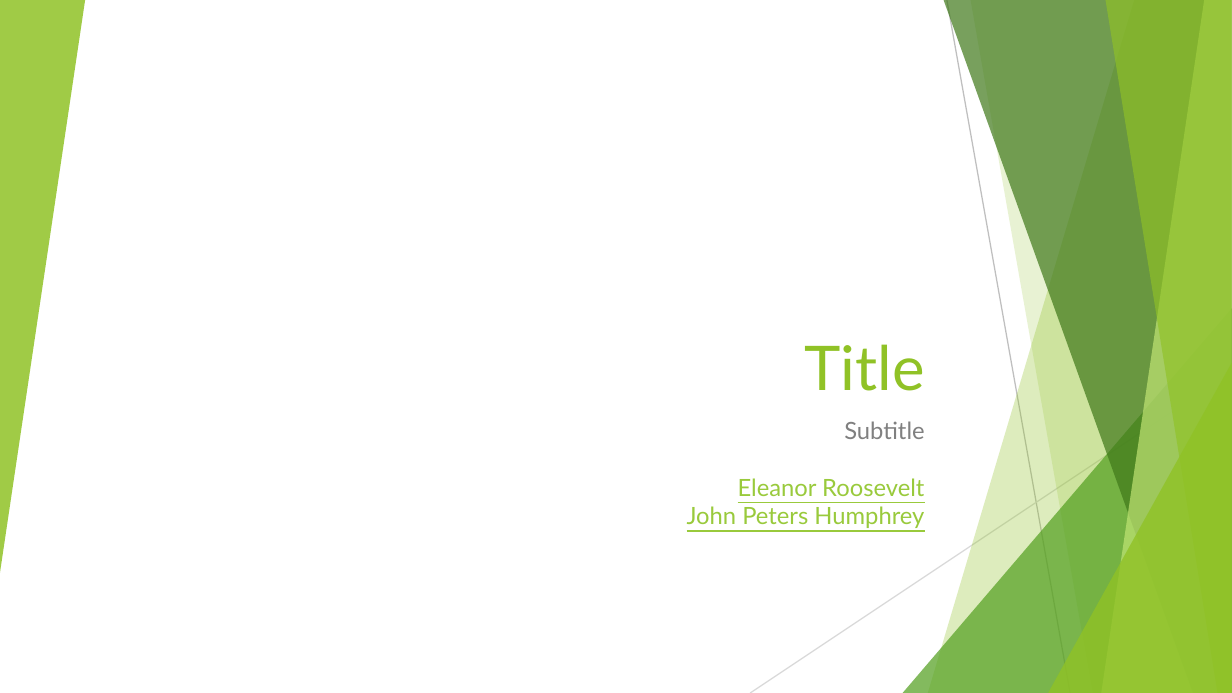
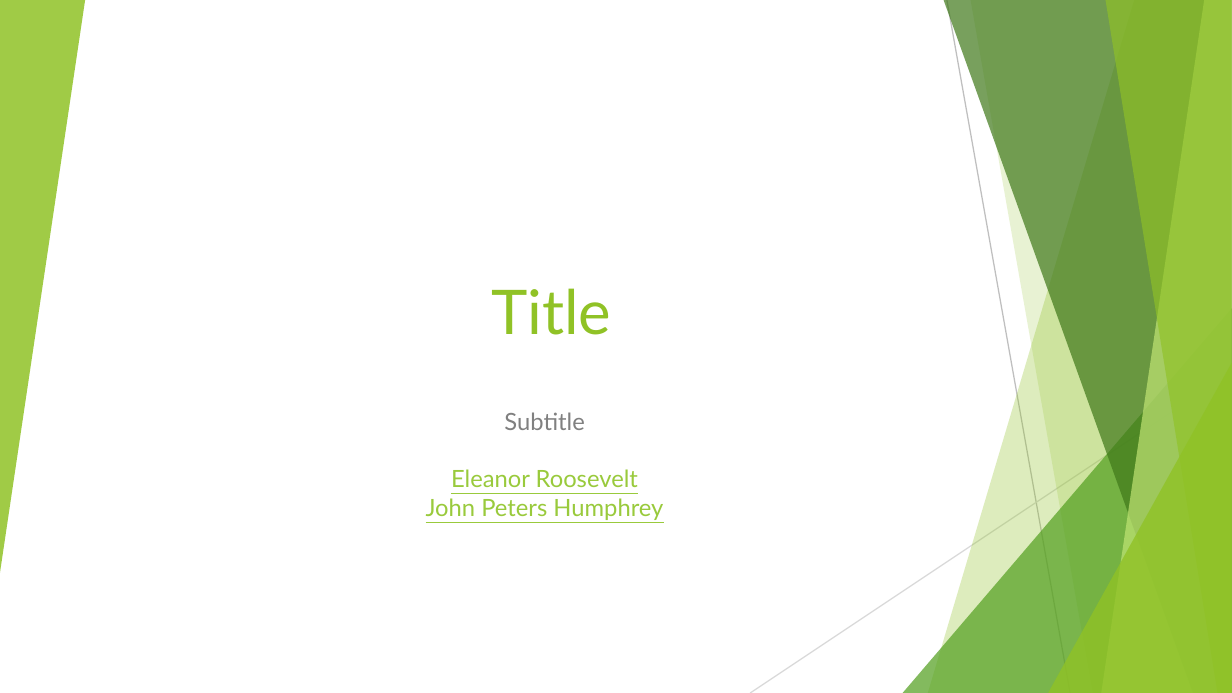
Before and after one commit to SR1000000/Multi-agent-Research-Synthesis, a slide deck: slide 1 of src/processing/export/reference.pptx. Drawn at 1232x693 pixels with LibreOffice and Linux fonts; fonts in the diff are those of the drawing. Boxes give left, top, right and bottom in pixels: in the first picture for what was removed or moved away, otherwise in the second. Text is boxed around its words. In the diff, an @@ line names an element or a change of style, - is before the commit and + after.

```diff
--- a/src/processing/export/reference.pptx
+++ b/src/processing/export/reference.pptx
@@ title "Title" at box(492, 288, 612, 335): alignment right to centre @@
@@ title "Title": place and size @@
-title "Title" at box(805, 344, 925, 391)
+title "Title" at box(492, 288, 612, 335)
@@ subtitle "Subtitle Eleanor Roosevelt John Peters ...": place and size @@
-subtitle "Subtitle Eleanor Roosevelt John Peters ..." at box(687, 421, 924, 528)
+subtitle "Subtitle Eleanor Roosevelt John Peters ..." at box(426, 412, 663, 520)
@@ subtitle "Subtitle Eleanor Roosevelt John Peters ..." at box(426, 412, 663, 520): alignment right to centre @@
```
Also in this commit, not shown: 23 other slides changed, 1 other file.
